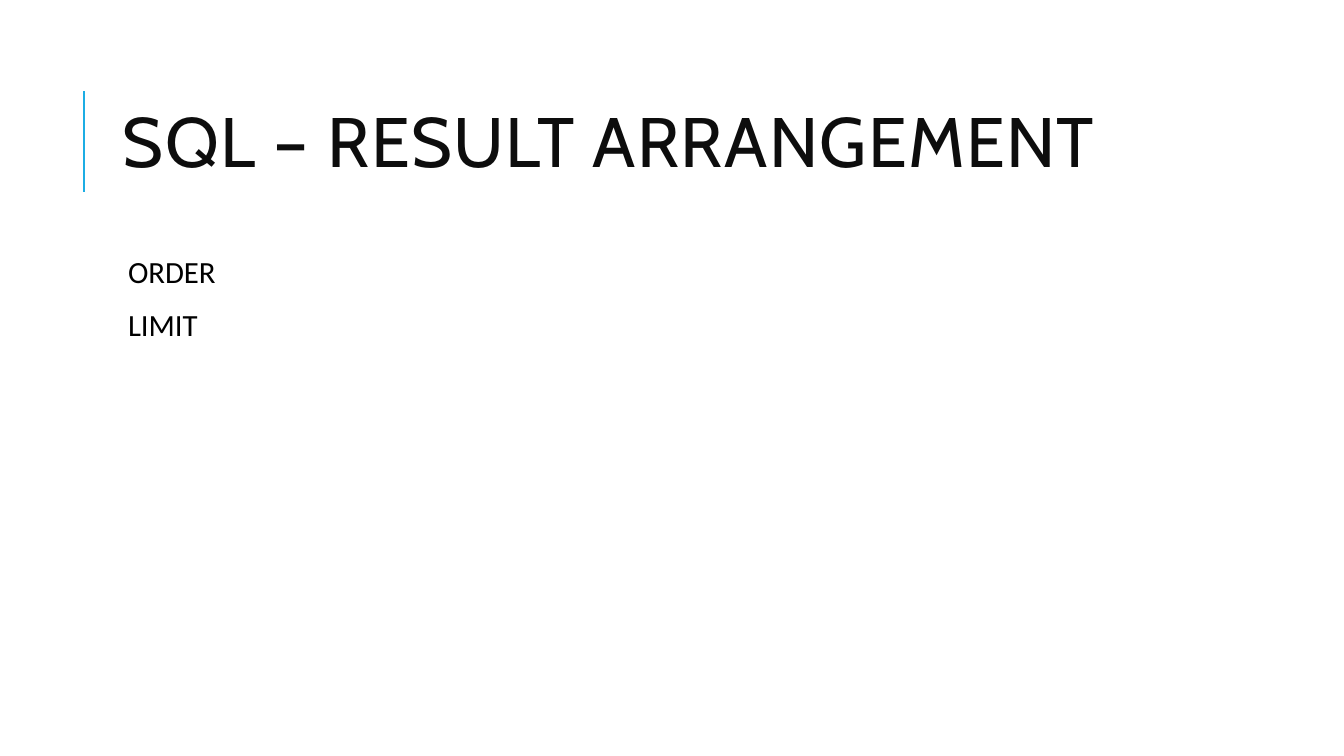
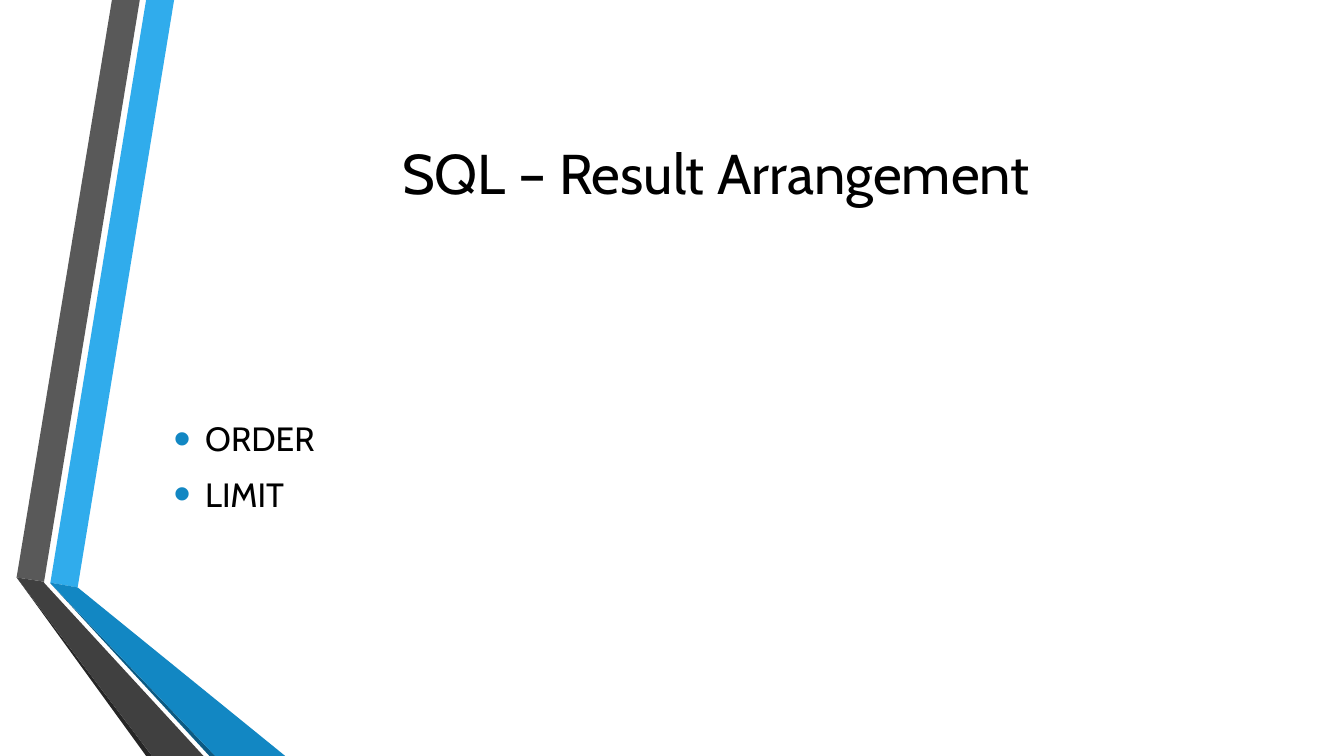
Before and after one commit to TomG007/gis5577, a slide deck: slide 17 of SQL.pptx. Drawn at 1344x756 pixels with LibreOffice and Linux fonts; fonts in the diff are those of the drawing; background and template pictures are left out. Boxes give left, top, right and bottom in pixels: in the first picture for what was removed or moved away, otherwise in the second. Text is boxed around its words. In the diff, an @@ line names an element or a change of style, - is before the commit and + after.

```diff
--- a/SQL.pptx
+++ b/SQL.pptx
@@ line removed from (84, 192) to (84, 91) @@
@@ title at [402, 152, 1029, 207]: text changed; size 50 to 40 pt; text colour #0D0D0D to #000000 @@
-SQL – RESULT ARRANGEMENT
+SQL – Result Arrangement
@@ text "ORDER": place and size @@
-text "ORDER" at [128, 263, 216, 336]
+text "ORDER" at [205, 427, 314, 507]
@@ text "ORDER" at [205, 427, 314, 507]: size 22 to 24 pt, font Calibri to Cabin; bullet   to •; line spacing 0.9 to 1; less space between paragraphs; bullet colour #1CADE4 to #1287C3; vertical alignment top to middle @@
@@ group added at [16, 0, 285, 756]: 6 freeform shapes @@
```
Also in this commit, not shown: 17 other slides changed, 3 other files.
